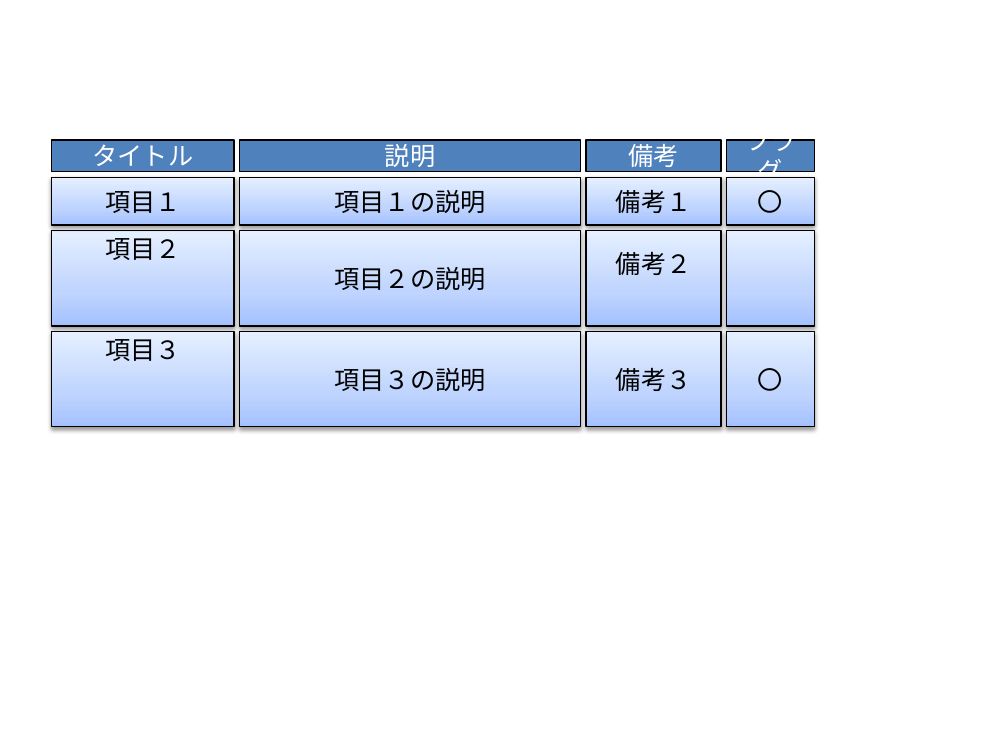
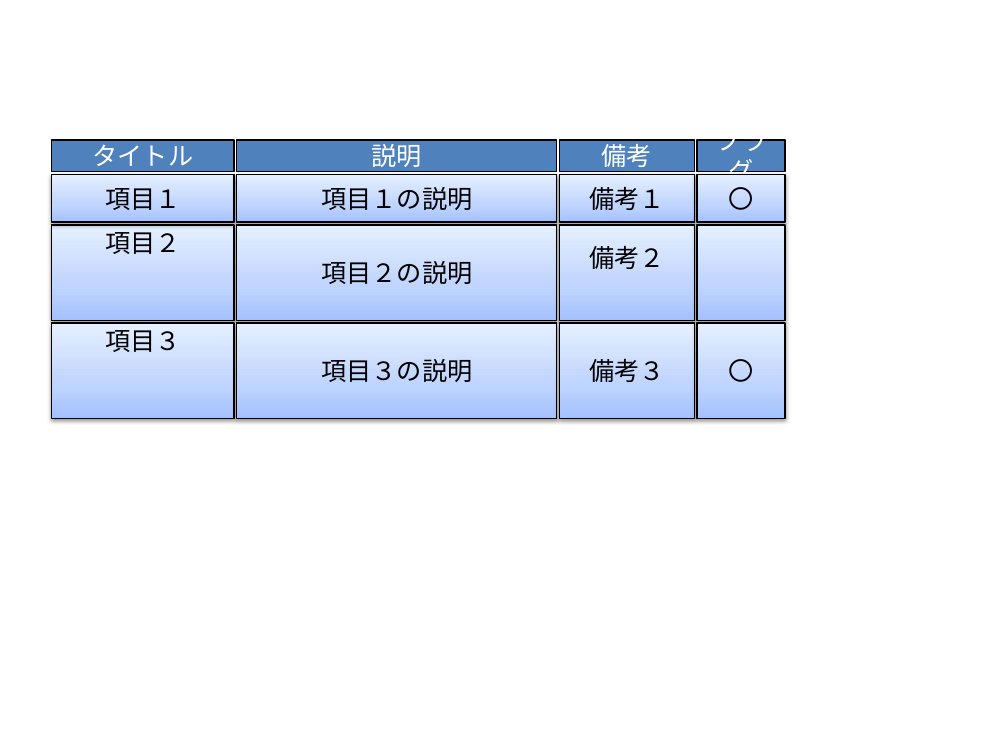
Before and after one commit to koichiro-git/extools, a slide deck: slide 4 of bin/ExTools4ppt.pptm (slide 3 before the commit). Drawn at 1008x756 pixels with LibreOffice and Linux fonts; fonts in the diff are those of the drawing. Boxes give left, top, right and bottom in pixels: in the first picture for what was removed or moved away, otherwise in the second. Text is boxed around its words. In the diff, an @@ line names an element or a change of style, - is before the commit and + after.

```diff
--- a/bin/ExTools4ppt.pptm
+++ b/bin/ExTools4ppt.pptm
@@ rectangle "説明": place and size @@
-rectangle "説明" at [240,140,582,171]
+rectangle "説明" at [237,140,557,171]
@@ rectangle "備考": place and size @@
-rectangle "備考" at [587,140,722,171]
+rectangle "備考" at [559,140,695,171]
@@ rectangle "フラグ": place and size @@
-rectangle "フラグ" at [727,140,814,171]
+rectangle "フラグ" at [698,140,785,171]
@@ rectangle "項目１の説明": place and size @@
-rectangle "項目１の説明" at [240,177,582,225]
+rectangle "項目１の説明" at [237,174,557,222]
@@ rectangle "項目２": place and size @@
-rectangle "項目２" at [51,231,234,326]
+rectangle "項目２" at [51,225,234,320]
@@ rectangle "項目２の説明": place and size @@
-rectangle "項目２の説明" at [240,231,582,326]
+rectangle "項目２の説明" at [237,225,557,320]
@@ 4 rectangles: place and size @@
-4 rectangles at [587,177,814,326]
+4 rectangles at [559,174,785,320]
@@ rectangle "項目３": place and size @@
-rectangle "項目３" at [51,332,234,426]
+rectangle "項目３" at [51,324,234,418]
@@ rectangle "項目３の説明": place and size @@
-rectangle "項目３の説明" at [240,332,582,426]
+rectangle "項目３の説明" at [237,324,557,418]
@@ rectangle "備考３": place and size @@
-rectangle "備考３" at [587,332,722,426]
+rectangle "備考３" at [559,324,695,418]
@@ rectangle "〇": place and size @@
-rectangle "〇" at [727,332,814,426]
+rectangle "〇" at [698,324,785,418]
```
Also in this commit, not shown: 1 other slide changed, 1 slide added, 2 slides removed, 21 other files.
